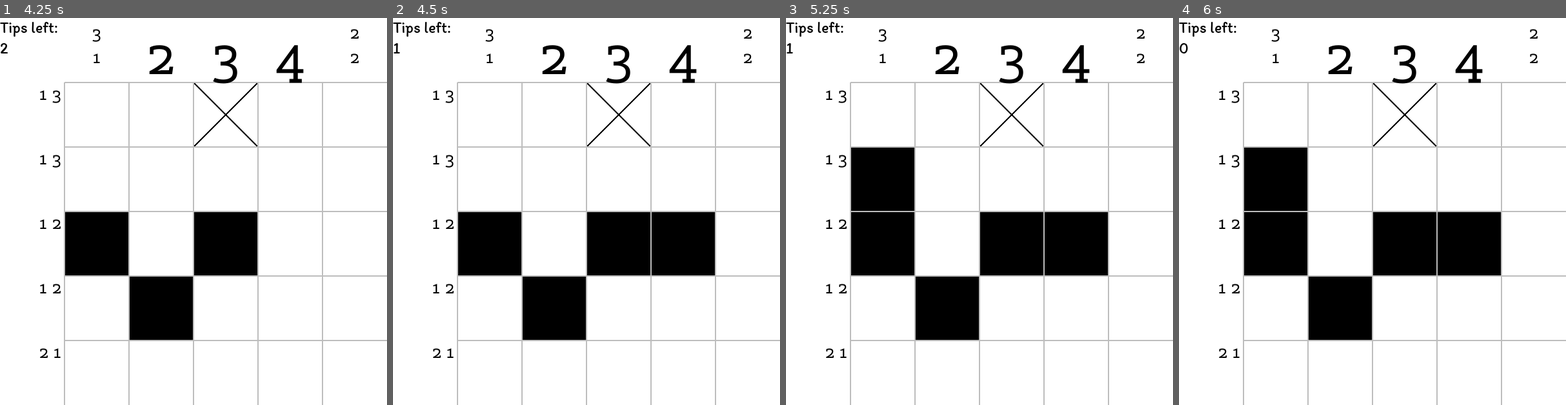
Above: before the commit, frames 1-4 (left to right).
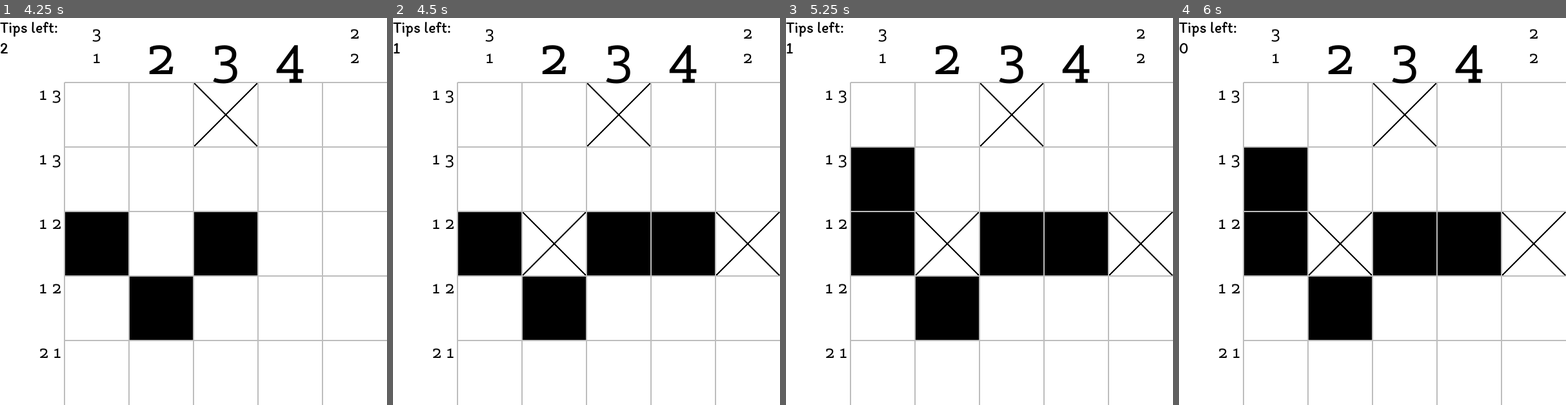
Above: after the commit, the same moments.

Repository: cacilhas/nonogram
Game: Godot game, scene res://Menu.tscn
The game is run twice, just before and just after one commit, with the same random seed, the same clock (stepped at 60 frames per second) and the same inputs.
Inputs (mouse positions are in pixels of both pictures, inside the frame that each line leads up to):
- Up to frame 1 (4.25 s): click "Start New Game" at 0.5 s; tap Enter at 1.25, 2.75 s; move the mouse to (224, 242) at 1.27 s; hold Right 1.28-2.03 s; hold Shift 1.28-2.03 s; click (224, 242) at 1.42 s; tap Space at 2, 3.5 s; move the mouse to (116, 230) at 2.02 s; tap Shift at 2.1, 3.05, 3.6 s; click (116, 230) at 2.17 s; move the mouse to (232, 126) at 2.77 s; hold Ctrl 2.78-3.53 s; hold Right from 2.78 s (still down); click (232, 126) at 2.92 s; move the mouse to (174, 288) at 3.52 s; click (174, 288) at 3.67 s
- Up to frame 2 (4.5 s): tap Enter at 4.25 s; move the mouse to (702, 269) at 4.27 s; release Right at 4.28 s; hold Shift from 4.28 s (still down); click (702, 269) at 4.42 s
- Up to frame 3 (5.25 s): tap Space at 5 s; move the mouse to (863, 153) at 5.02 s; release Shift at 5.03 s; tap Ctrl at 5.1 s; click (863, 153) at 5.17 s
- Up to frame 4 (6 s): tap Shift at 5.3 s; move the mouse to (1391, 211) at 5.77 s; hold Shift from 5.78 s (still down); click (1391, 211) at 5.92 s

Frame 1 is identical in both runs. In frame 2, 0.3% of the frame differs, in the area x 33-100%, y 50-67%; in frame 3, 0.3%; in frame 4, 0.3%.

Commit message:
better flying feedback

Diff:
--- a/Board.gd
+++ b/Board.gd
@@ -52,6 +52,7 @@
 			elif Input.is_key_pressed(KEY_SHIFT) and tips > 0:
 				tips -= 1
 				board[index] = 1 if maze.cell(position) == 1 else 2
+				_check(position)
 				emit_signal("tips", tips)
 				call_deferred("update")
 				return
@@ -60,9 +61,27 @@
 				return
 
 			board[index] = clamp(button_index, 1, 2) if board[index] == 0 else 0
+			_check(position)
 			call_deferred("update")
 
 	for index in Global.size * Global.size:
 		if board[index] == 0:
 			return
 	emit_signal("done", board)
+
+
+func _check(cell: Vector2) -> void:
+	var column := PoolByteArray()
+	var line := PoolByteArray()
+	for y in Global.size:
+		column.append(board[y * Global.size + cell.x] % 2)
+	for x in Global.size:
+		line.append(board[cell.y * Global.size + x] % 2)
+
+	if maze.check_column(cell.x, column):
+		for y in Global.size:
+			board[y * Global.size + cell.x] = 1 if maze.cell(Vector2(cell.x, y)) == 1 else 2
+
+	if maze.check_line(cell.y, line):
+		for x in Global.size:
+			board[cell.y * Global.size + x] = 1 if maze.cell(Vector2(x, cell.y)) == 1 else 2
--- a/Maze.gd
+++ b/Maze.gd
@@ -25,6 +25,20 @@
 
 func check(board: PoolByteArray) -> bool:
 	return array_hash(board) == _hash
+
+
+func check_column(x: int, board: PoolByteArray) -> bool:
+	var line := PoolByteArray()
+	for y in size:
+		line.append(cell(Vector2(x, y)))
+	return array_hash(board) == array_hash(line)
+
+
+func check_line(y: int, board: PoolByteArray) -> bool:
+	var line := PoolByteArray()
+	for x in size:
+		line.append(cell(Vector2(x, y)))
+	return array_hash(board) == array_hash(line)
 
 
 func get_column(x: int) -> PoolByteArray:
